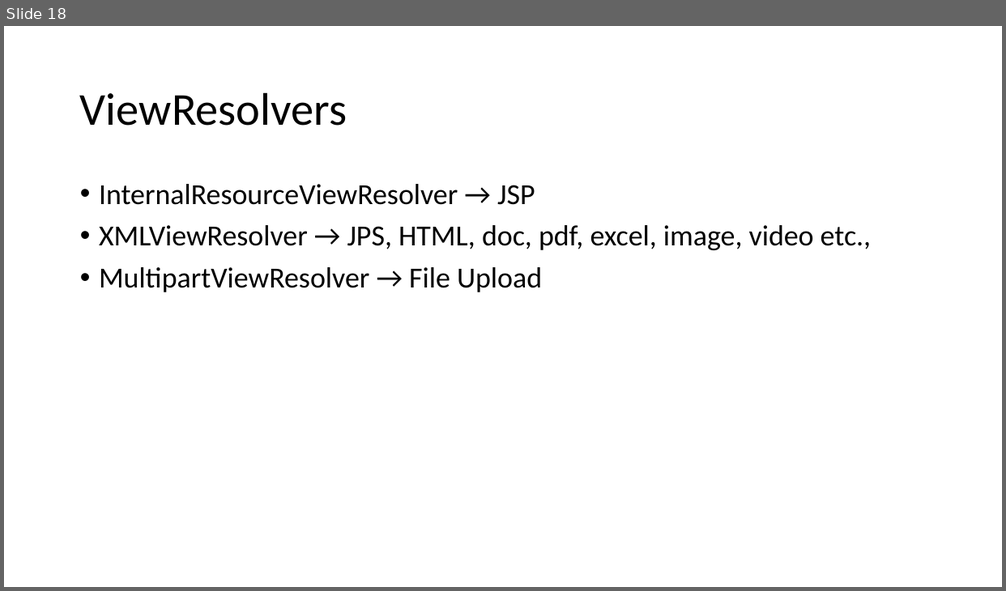
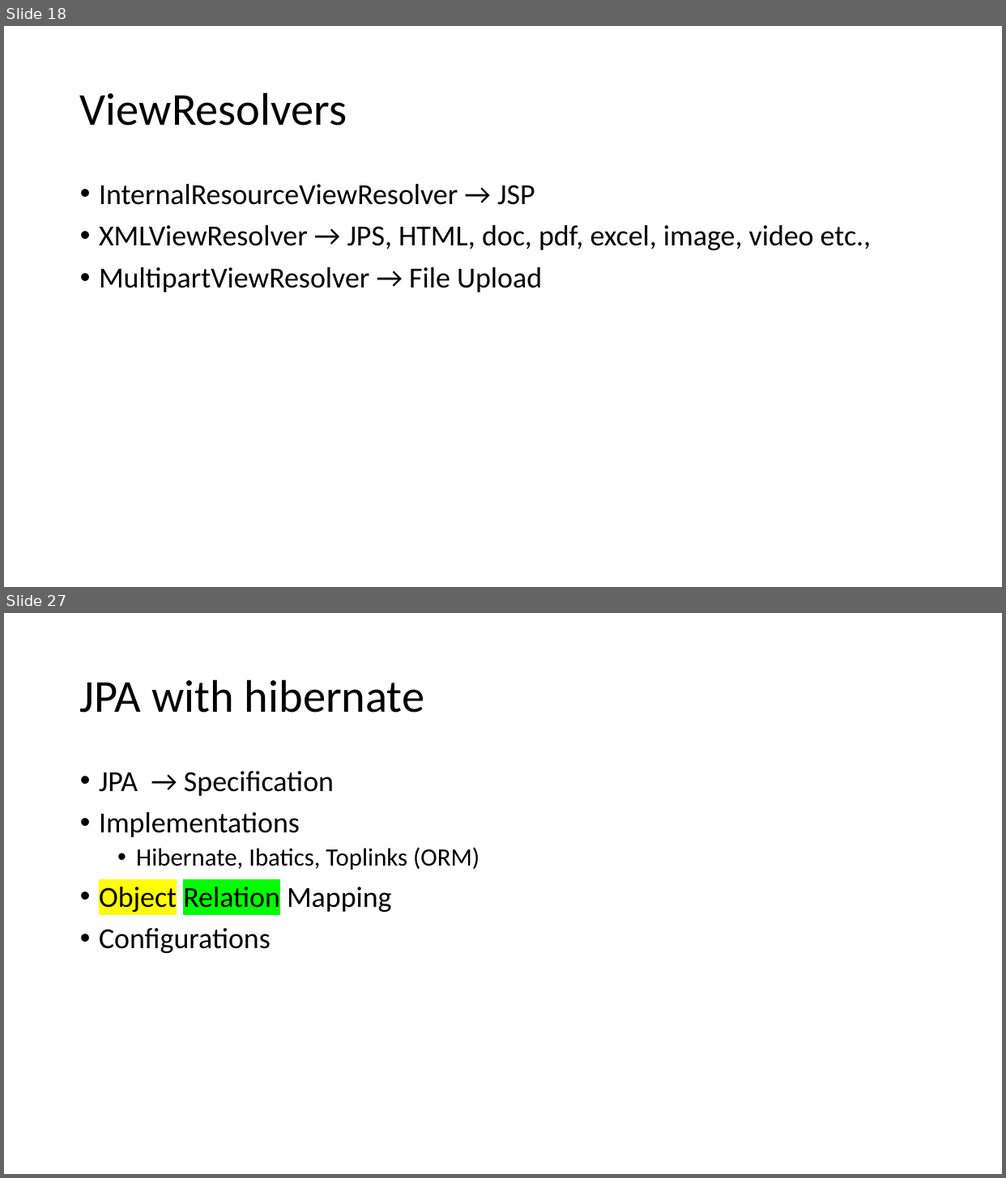
Before and after one commit to sharmilasimhadri/pod_trg, a slide deck: notes.pptx. Shown one above the other, each under a label of ours: slide 18 before the commit, slides 18 and 27 after it; the slides between them are not shown. The pictures are 1006x591 and 1006x1178 pixels, drawn with LibreOffice and Linux fonts; fonts in the diff are those of the drawing. Boxes give left, top, right and bottom in pixels: in the first picture for what was removed or moved away, otherwise in the second. Text is boxed around its words. In the diff, an @@ line names an element or a change of style, - is before the commit and + after.

```diff
--- a/notes.pptx
+++ b/notes.pptx
@@ slide 27 added at [4, 613, 1002, 1174], background #FFFFFF @@
@@ title added at [80, 679, 425, 713], 44 pt, text #000000 @@
+JPA with hibernate
@@ text added at [99, 771, 479, 953], 28 pt, text #000000 @@
+• JPA → Specification
+• Implementations
+  • Hibernate, Ibatics, Toplinks (ORM)
+• Object Relation Mapping
+• Configurations
```
Also in this commit, not shown: 2 slides changed, 13 other slides added, 1 other file.
